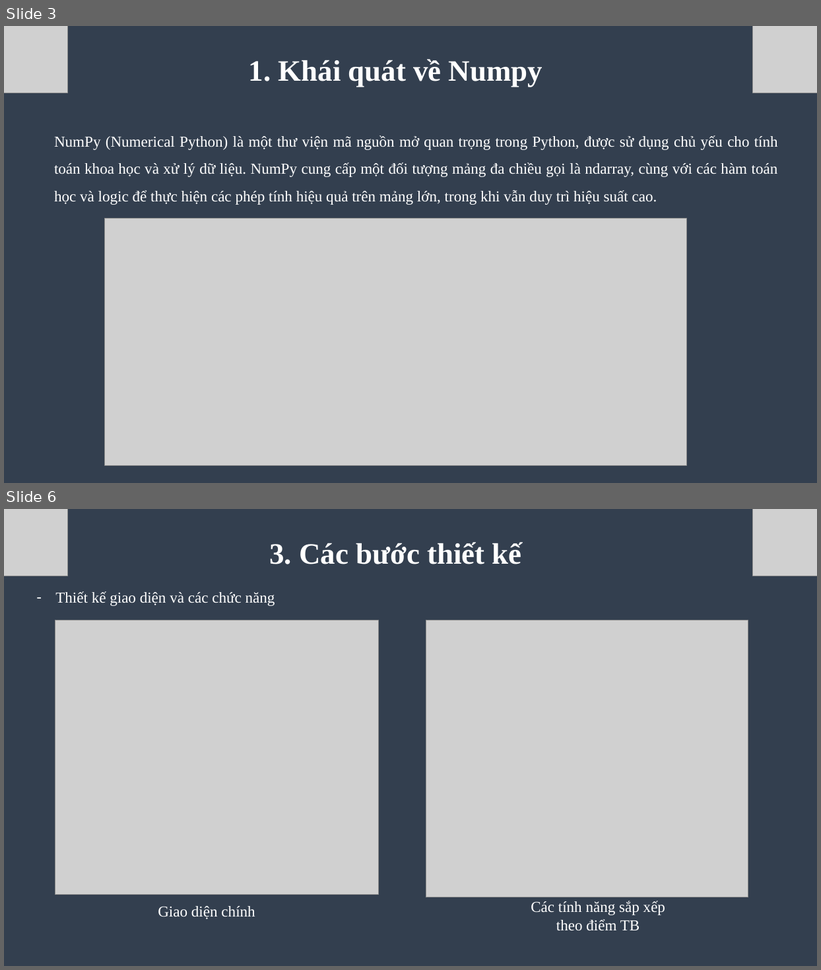
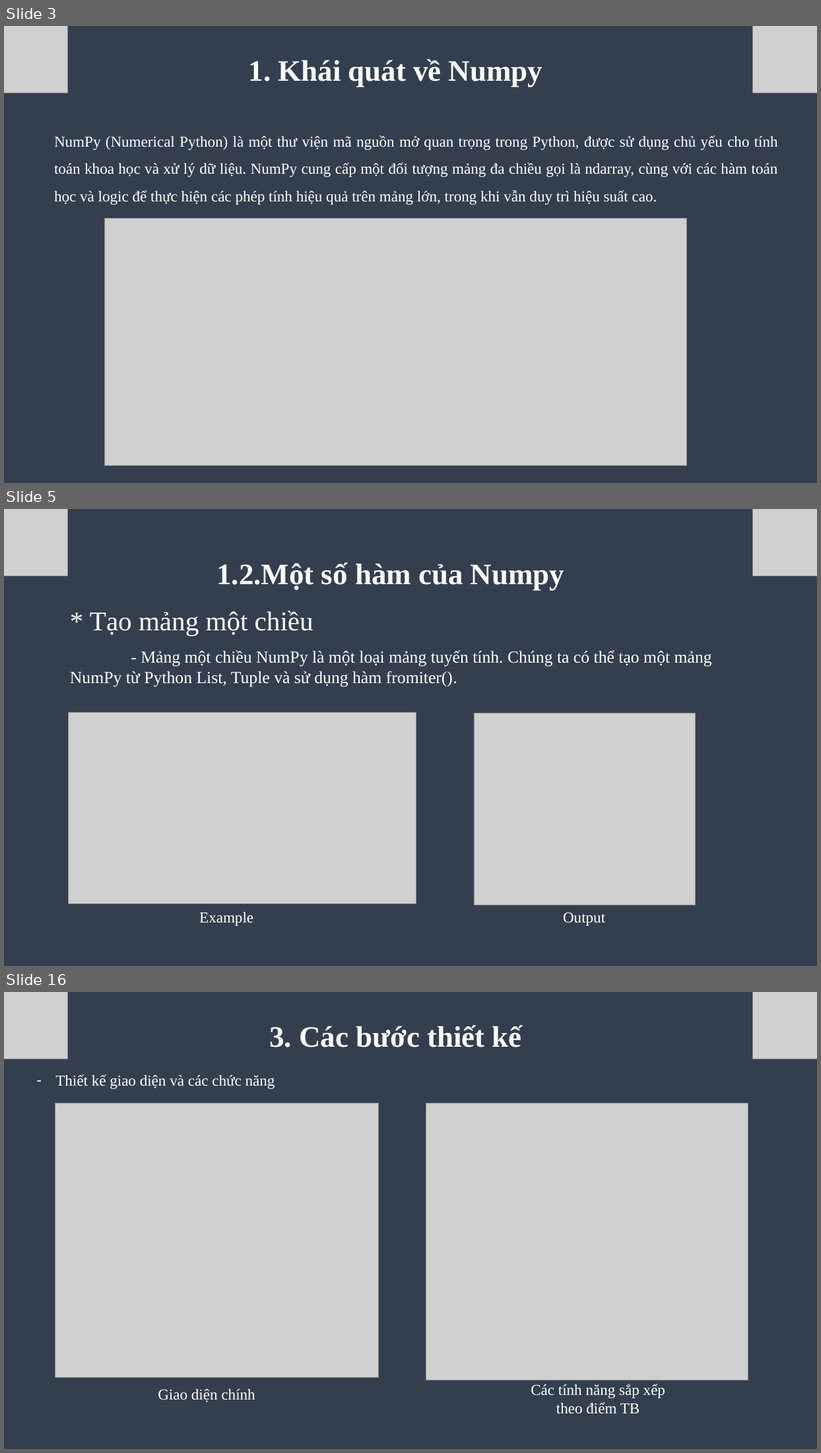
Before and after one commit to Toilaminh03/Numpy_PMMNM, a slide deck: tuan2.pptx. Shown one above the other, each under a label of ours: slides 3 and 6 before the commit, slides 3, 5 and 16 after it; the slides between them are not shown. The pictures are 821x970 and 821x1453 pixels, drawn with LibreOffice and Linux fonts; fonts in the diff are those of the drawing; grey boxes stand for pictures. Boxes give left, top, right and bottom in pixels: in the first picture for what was removed or moved away, otherwise in the second. Text is boxed around its words. In the diff, an @@ line names an element or a change of style, - is before the commit and + after.

Commit message:
Final Numpy

```diff
--- a/tuan2.pptx
+++ b/tuan2.pptx
@@ slide 5 added at (4, 509, 817, 966), background #333F50 @@
@@ picture added at (4, 509, 68, 576) @@
@@ picture added at (753, 509, 817, 576) @@
@@ text added at (217, 562, 564, 591), 35 pt, text #FFFFFF, bold @@
+1.2.Một số hàm của Numpy
@@ text added at (70, 611, 712, 687), 20 pt, text #FFFFFF @@
+* Tạo mảng một chiều
+- Mảng một chiều NumPy là một loại mảng tuyến tính. Chúng ta có thể tạo một mảng NumPy từ Python List, Tuple và sử dụng hàm fromiter().
@@ picture added at (68, 713, 416, 905) @@
@@ picture added at (475, 714, 696, 906) @@
@@ text added at (199, 912, 253, 926), 18 pt, text #FFFFFF @@
+Example
@@ text added at (563, 912, 605, 926), 18 pt, text #FFFFFF @@
+Output
@@ what was slide 6 is now slide 16 @@
```
Also in this commit, not shown: 3 slides changed, 9 other slides added.
